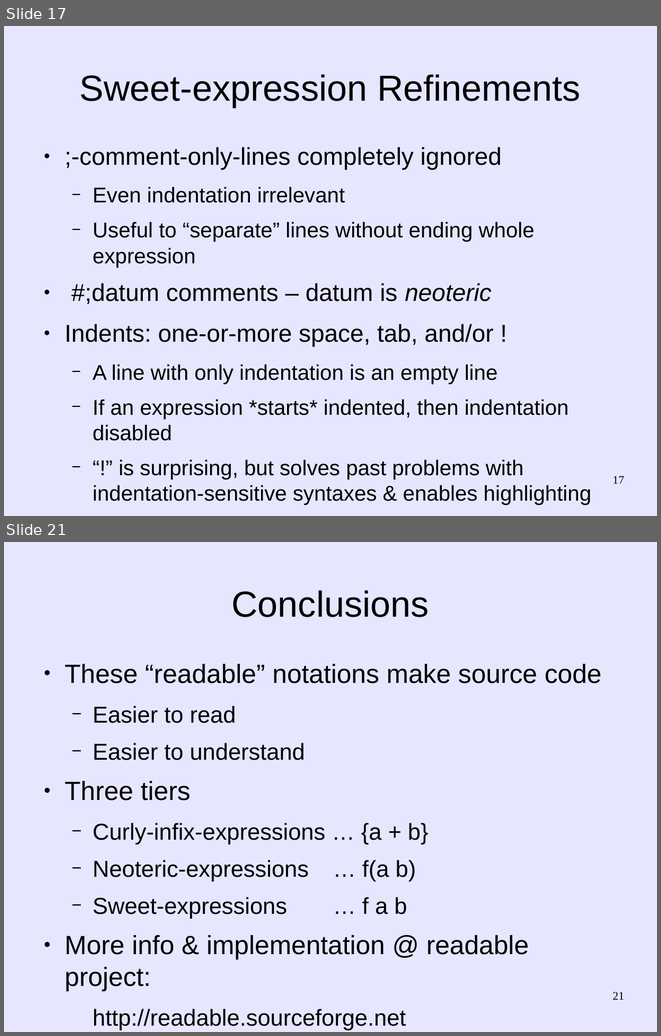
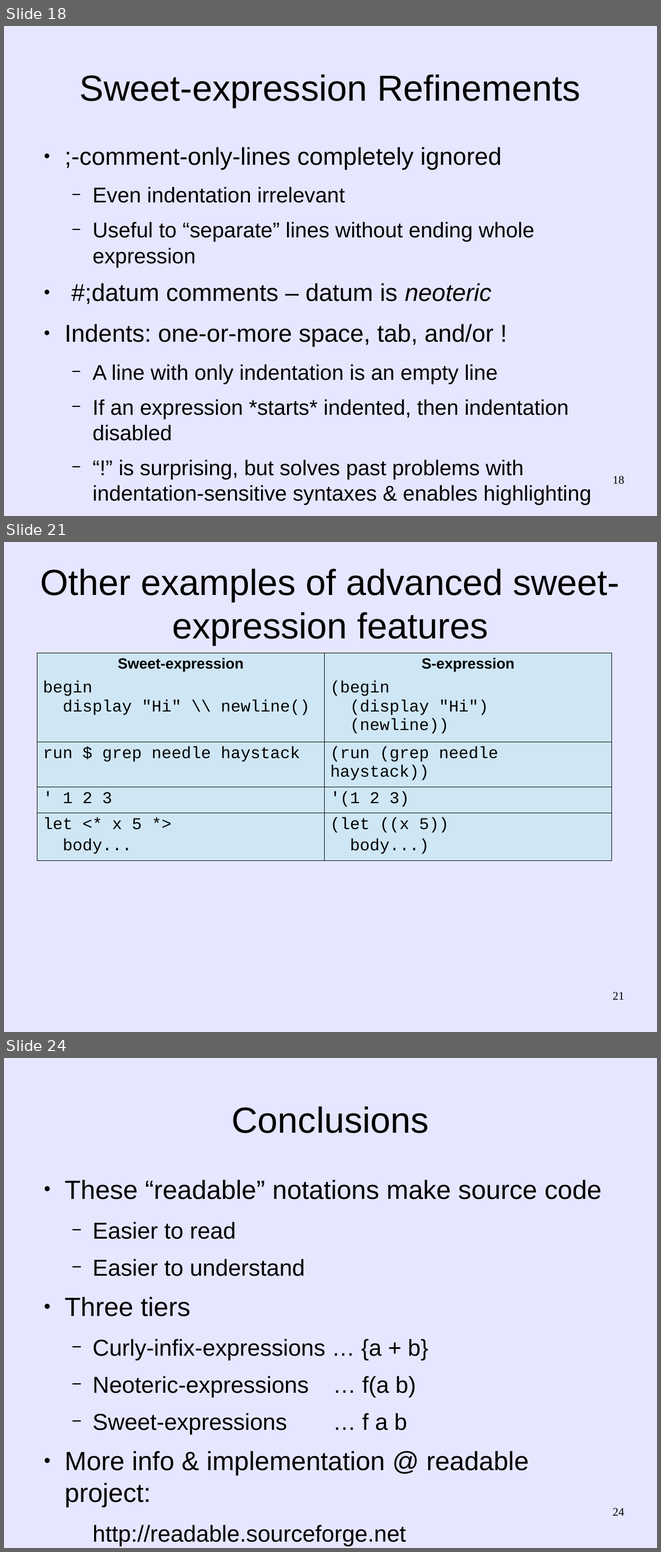
Before and after one commit to martin12333/Readable-Lisp-S-expressions, a slide deck: readable-s-expressions.odp. Shown one above the other, each under a label of ours: slides 17 and 21 before the commit, slides 18, 21 and 24 after it; the slides between them are not shown. The pictures are 661x1036 and 661x1552 pixels, drawn with LibreOffice and Linux fonts; fonts in the diff are those of the drawing. Boxes give left, top, right and bottom in pixels: in the first picture for what was removed or moved away, otherwise in the second. Text is boxed around its words. In the diff, an @@ line names an element or a change of style, - is before the commit and + after.

Commit message:
readable-s-expressions.odp: Add appendix explaining Lisp
  - This way, the deck can be used for an audience that doesn't necessarily
    know Lisp.

```diff
--- a/readable-s-expressions.odp
+++ b/readable-s-expressions.odp
@@ slide 21 added at (4, 542, 657, 1032), background #E6E6FF @@
@@ title added at (41, 568, 619, 645), 44 pt, text #000000 @@
+Other examples of advanced sweet-expression features
@@ table added at (37, 653, 612, 856), 5 rows, 2 columns @@
+Sweet-expression | S-expression
+begin / display "Hi" \\ newline() | (begin / (display "Hi") / (newline))
+run $ grep needle haystack | (run (grep needle haystack))
+' 1 2 3 | '(1 2 3)
+let <* x 5 *> / body... | (let ((x 5)) / body...)
@@ page number added at (612, 992, 624, 1000), 14 pt, text #000000 @@
+21
@@ what was slide 17 is now slide 18 @@
@@ page number at (612, 476, 624, 484): text changed @@
-17
+18
@@ what was slide 21 is now slide 24 @@
@@ page number at (612, 1508, 624, 1516): text changed @@
-21
+24
```
Also in this commit, not shown: 9 slides changed, 8 other slides added.
